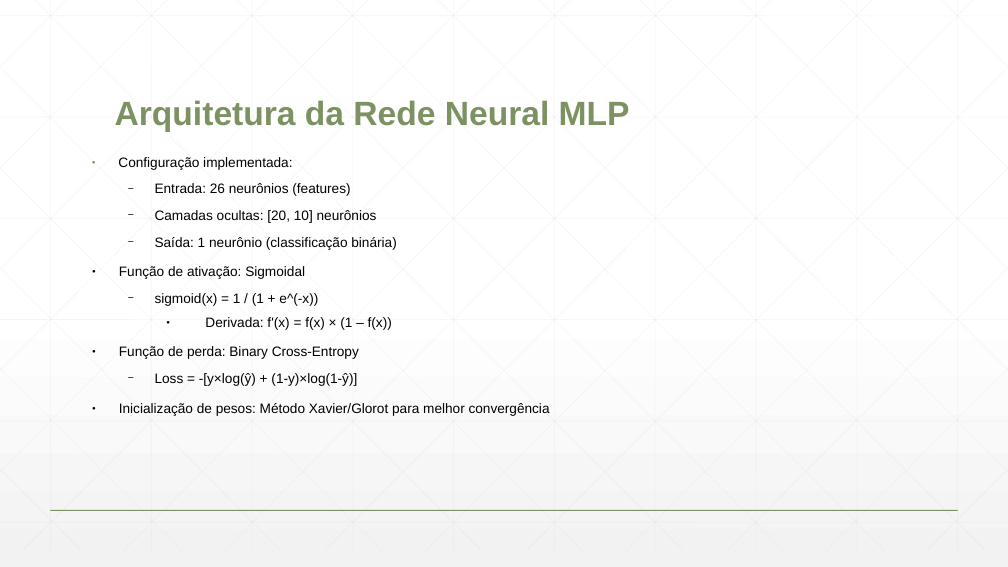
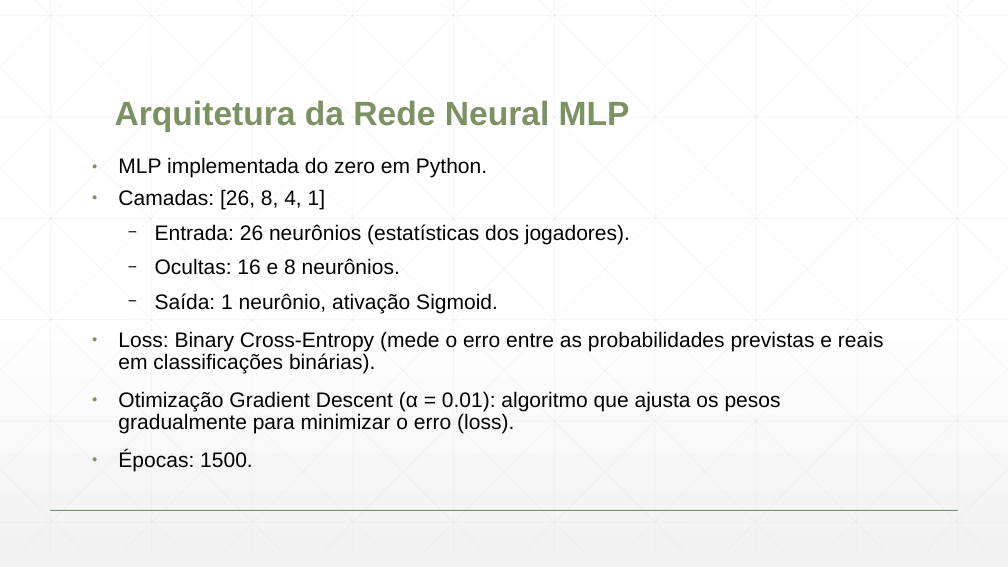
Before and after one commit to henrylrech/nba, a slide deck: slide 3 of Projeto_RNA_MLP_Modelo_de_Relatório.odp. Drawn at 1008x567 pixels with LibreOffice and Linux fonts; fonts in the diff are those of the drawing; background and template pictures are left out. Boxes give left, top, right and bottom in pixels: in the first picture for what was removed or moved away, otherwise in the second. Text is boxed around its words. In the diff, an @@ line names an element or a change of style, - is before the commit and + after.

```diff
--- a/Projeto_RNA_MLP_Modelo_de_Relatório.odp
+++ b/Projeto_RNA_MLP_Modelo_de_Relatório.odp
@@ text at (118,157,884,472): text changed; size 13 to 20 pt @@
-● Configuração implementada:
-  − Entrada: 26 neurônios (features)
-  − Camadas ocultas: [20, 10] neurônios
-  − Saída: 1 neurônio (classificação binária)
-● Função de ativação: Sigmoidal
-  − sigmoid(x) = 1 / (1 + e^(-x))
-    ● Derivada: f'(x) = f(x) × (1 – f(x))
-● Função de perda: Binary Cross-Entropy
-  − Loss = -[y×log(ŷ) + (1-y)×log(1-ŷ)]
-● Inicialização de pesos: Método Xavier/Glorot para melhor convergência
+● MLP implementada do zero em Python.
+● Camadas: [26, 8, 4, 1]
+  − Entrada: 26 neurônios (estatísticas dos jogadores).
+  − Ocultas: 16 e 8 neurônios.
+  − Saída: 1 neurônio, ativação Sigmoid.
+● Loss: Binary Cross-Entropy (mede o erro entre as probabilidades previstas e reais em classificações binárias).
+● Otimização Gradient Descent (α = 0.01): algoritmo que ajusta os pesos gradualmente para minimizar o erro (loss).
+● Épocas: 1500.
```
Also in this commit, not shown: 1 other slide changed, 5 slides added, 3 slides removed, 4 other files.
